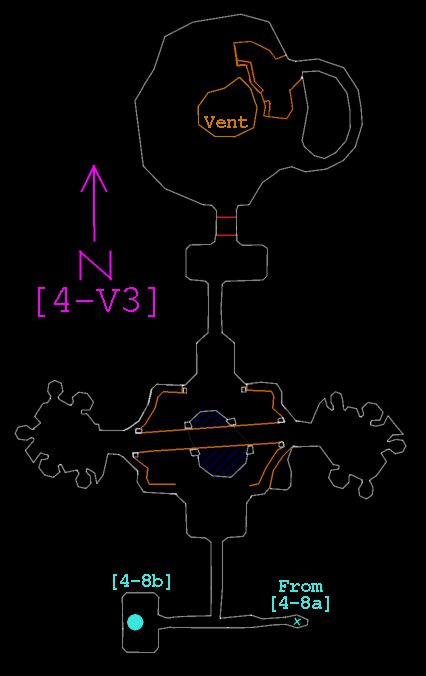
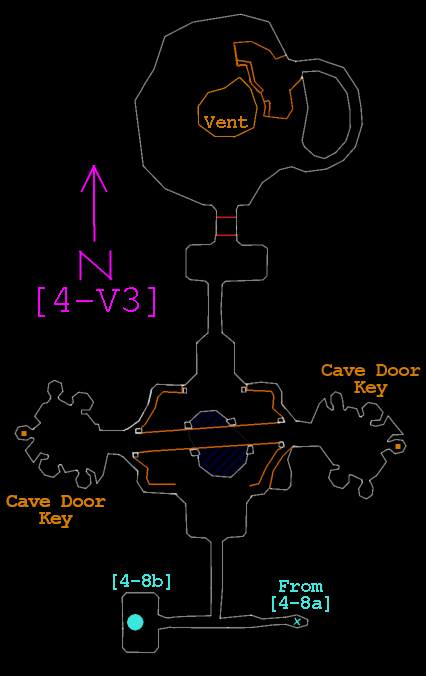
Comparing the layer stacks of the two w=426, h=676 images. Changes:
added layer "Cave Door ..." above "Cave Door Key Square" over (6, 364, 421, 528)
added layer "Cave Door Key Square" above "Pasted Layer" over (21, 430, 401, 450)
